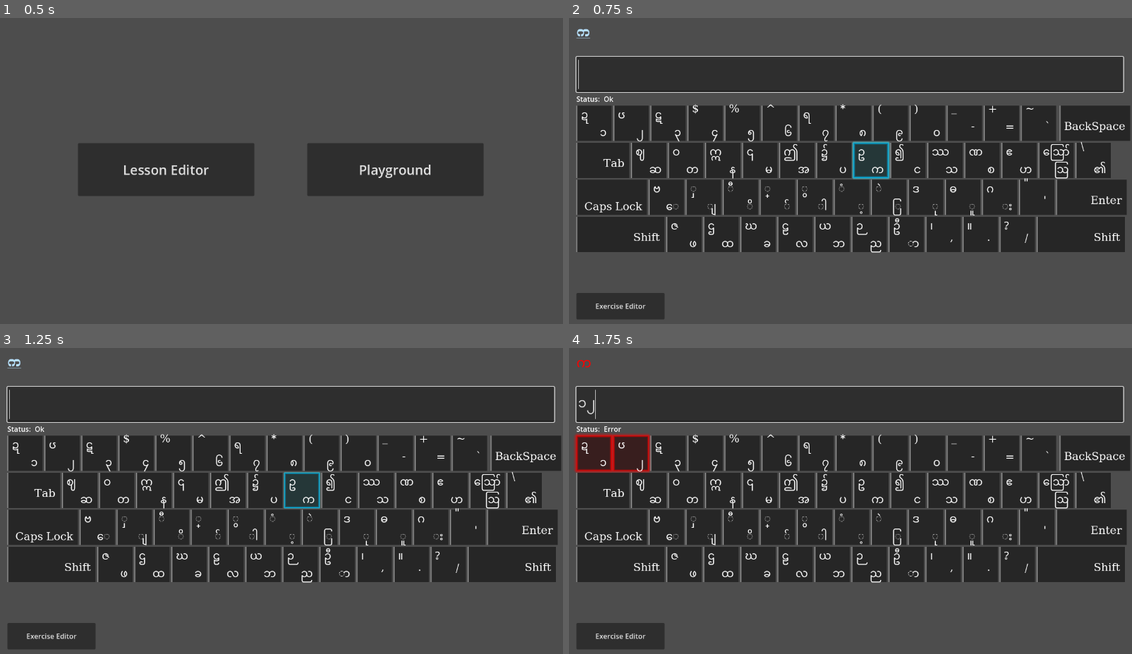
Above: before the commit, frames 1-4 (two rows, left to right).
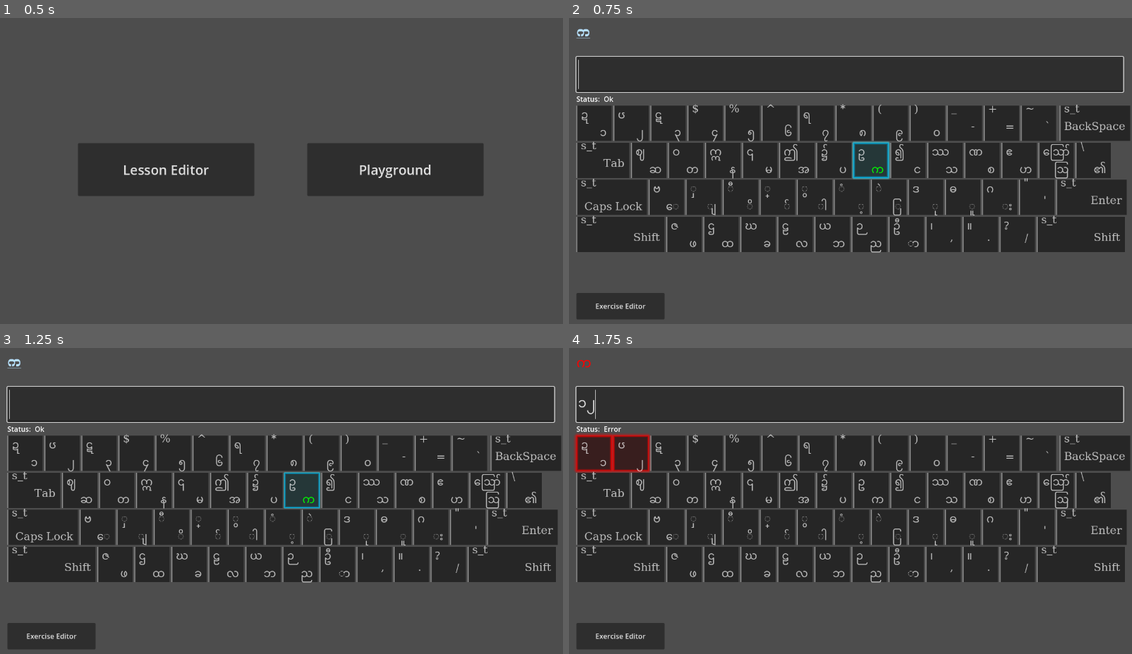
Above: after the commit, the same moments.

Repository: stmSi/Ultimate-Myanmar-Typing-Wizard
Game: Godot game, scene res://src/main.tscn
Same seed, same stepped clock (60 frames per second), same inputs: the game is played once before the commit and once after it.
Inputs (mouse positions are in pixels of both pictures, inside the frame that each line leads up to):
- Up to frame 1 (0.5 s): no input
- Up to frame 2 (0.75 s): click "Playground" at 0.5 s
- Up to frame 3 (1.25 s): no input
- Up to frame 4 (1.75 s): click (850, 403) at 1.27 s; type "12" at 1.35 s

Frame 1 is identical in both runs. In frame 2, 1.7% of the frame differs, in the area x 2-99%, y 28-77%; in frame 3, 1.7%; in frame 4, 1.7%.

Commit message:
Added: Hightligting keyboard button to distinguish between lowercase character and uppercase character.

Diff:
--- a/src/Autoload/LessonAccess.gd
+++ b/src/Autoload/LessonAccess.gd
@@ -24,7 +24,6 @@
 	return true
 
 func create_update_new_exercise(lesson_number: int, difficulty: String, texts: PackedStringArray) -> bool:
-	print(lesson_number, difficulty, texts)
 	var filepath = _get_lesson_filepath(lesson_number, difficulty)
 
 	var config: ConfigFile = ConfigFile.new()
--- a/src/Autoload/TextProcessor.gd
+++ b/src/Autoload/TextProcessor.gd
@@ -11,7 +11,7 @@
 	var idx = GlobalHardCoded.mm_shift_chars.find(char)
 
 	if idx == -1:
-		return 'no'
+		return ''
 	elif use_r_shift_ids.find(idx) != -1:
 		return 'r_shift'
 	else:
--- a/src/Keyboard/key_button.gd
+++ b/src/Keyboard/key_button.gd
@@ -30,16 +30,36 @@
 #	set(value):"theme_override_styles/panel"
 #		(%ShiftChar as Label).position = Vector2(10, 10)
 
-func run_pending():
+@export var highlight_modulate_color: Color = Color.GREEN
+var ori_modulate_char_color: Color
+var ori_modulate_shift_char_color: Color
+
+func _ready() -> void:
+	ori_modulate_char_color = char_lbl.modulate
+	ori_modulate_shift_char_color = shift_char_lbl.modulate
+
+
+func run_pending(use_shift: bool = false):
 	$AnimationPlayer.play('pending')
+	if use_shift:
+		shift_char_lbl.modulate = highlight_modulate_color
+	else:
+		char_lbl.modulate = highlight_modulate_color
 
 func reset_animation():
-	pass
 	$AnimationPlayer.play("RESET")
+	_reset_modulate_color()
 
 func correct_animation():
 	$AnimationPlayer.play('correct')
+	_reset_modulate_color()
 
 
 func incorrect_animation():
 	$AnimationPlayer.play('incorrect')
+	_reset_modulate_color()
+
+
+func _reset_modulate_color():
+	char_lbl.modulate = ori_modulate_char_color
+	shift_char_lbl.modulate = ori_modulate_shift_char_color
--- a/src/Keyboard/key_button.tscn
+++ b/src/Keyboard/key_button.tscn
@@ -464,6 +464,7 @@
 
 [node name="ShiftChar" type="Label" parent="Panel"]
 unique_name_in_owner = true
+modulate = Color(1, 1, 1, 0.705882)
 layout_mode = 1
 offset_left = 10.0
 offset_top = -5.0
@@ -471,9 +472,11 @@
 offset_bottom = 54.0
 theme_override_fonts/font = ExtResource("2_ojxqh")
 theme_override_font_sizes/font_size = 25
+text = "s_t"
 
 [node name="Char" type="Label" parent="Panel"]
 unique_name_in_owner = true
+modulate = Color(1, 1, 1, 0.705882)
 layout_mode = 1
 anchors_preset = 3
 anchor_left = 1.0
--- a/src/Keyboard/keyboard.gd
+++ b/src/Keyboard/keyboard.gd
@@ -63,14 +63,14 @@
 		_run_pending_r_shift()
 
 
-	_run_pending()
+	_run_pending(len(shift) != 0)
 
 
-func _run_pending():
+func _run_pending(use_shift: bool):
 	if key_node_mapping.has(current_char):
 		pending_node = key_node_mapping[current_char]
 		EventBus.followup_popup_pos_changed.emit(pending_node.global_position)
-		pending_node.run_pending()
+		pending_node.run_pending(use_shift)
 	pass
 
 
--- a/src/Playground/Playground.gd
+++ b/src/Playground/Playground.gd
@@ -32,7 +32,6 @@
 func _load_exercise():
 	if exercises.size() == 0:
 		if lesson_ids.size() == 0:
-			print('finished_all_sections: ', lesson_ids)
 			EventBus.finished_all_sections.emit()
 			return
 		else:
